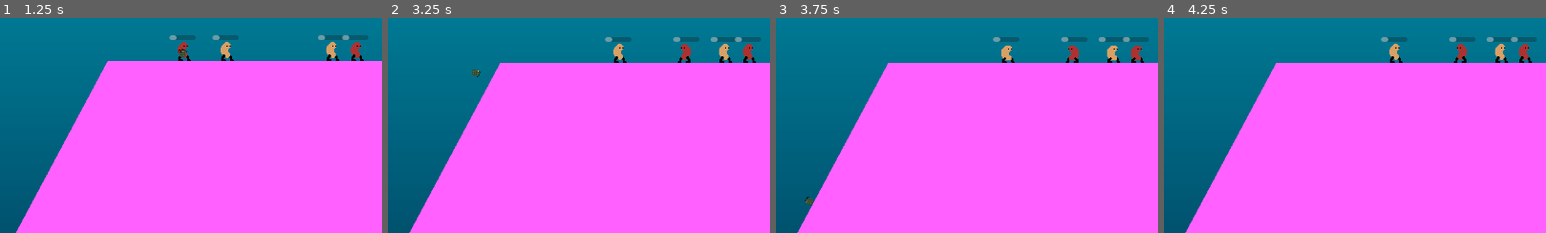
Above: before the commit, frames 1-4 (left to right).
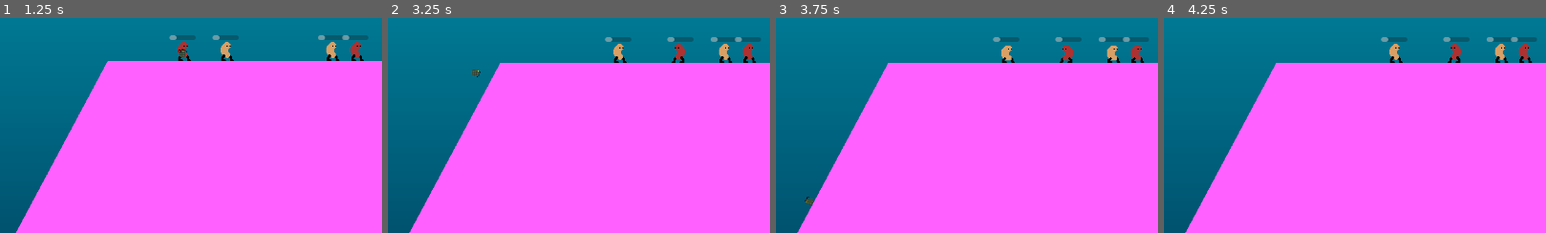
Above: after the commit, the same moments.

Repository: fredchien3/20-game-challenge
Game: Godot game, scene res://main/main.tscn
Same seed, same stepped clock (60 frames per second), same inputs: the game is played once before the commit and once after it.
Inputs (mouse positions are % of the whole screen's width and height, from its top left):
- Up to frame 1 (1.25 s): click "Start" at 0.5 s
- Up to frame 2 (3.25 s): move the mouse to (72, 45) at 1.27 s; press the mouse at (72, 45) at 1.28 s; hold D (move_right) 1.28-2.78 s; tap Space (jump) at 1.52, 1.55, 1.82, 2.1, 2.27, 2.57, 3.05 s; move the mouse to (30, 55) at 2.02 s; release the mouse at (30, 55) at 2.03 s; click (30, 55) at 2.3 s; move the mouse to (60, 28) at 2.77 s; hold A (move_left) from 2.78 s (still down); hold 2 (select_bazooka) from 2.78 s (still down); click (60, 28) at 2.92 s
- Up to frame 3 (3.75 s): tap Enter at 3.5 s; move the mouse to (45, 70) at 3.52 s; release A (move_left) at 3.53 s; release 2 (select_bazooka) at 3.53 s; hold D (move_right) from 3.53 s (still down); tap 1 (select_grenade) at 3.6 s
- Up to frame 4 (4.25 s): keep holding D (move_right); tap Space (jump) at 3.77, 4.07 s; click (45, 70) at 3.8 s
The pictures show only the part of the screen within x 26-76%, y 44-94%; the shares and areas given below are measured in that part.

Frame 1 is identical in both runs. In frame 2, 0.4% of the frame differs, in the area x 73-82%, y 8-21%; in frame 3, 0.4%; in frame 4, 0.4%.

Commit message:
Refactor Bean callback functions
- Add underscores to designate them as private functions
- Separate animation concerns out of movement handler

Diff:
--- a/7--worms/bean/bean.gd
+++ b/7--worms/bean/bean.gd
@@ -42,14 +42,22 @@
 
 
 func _physics_process(delta: float) -> void:
+	# Apply gravity
 	if not is_on_floor():
 		velocity += get_gravity() * delta
-
-	handle_movement_input()
-	handle_weapon_input(delta)
+	else:
+		velocity.x = move_toward(velocity.x, 0, SPEED * 0.1)
+
+	if can_move:
+		_handle_movement_input()
+
+	if can_shoot:
+		_handle_weapon_input(delta)
+
+	_handle_labels()
+	_handle_animations()
 
 	move_and_slide()
-	handle_labels()
 
 
 # Event-based input handling
@@ -88,62 +96,6 @@
 		body_sprite.sprite_frames = kidney_sprite_frames
 
 
-func handle_labels():
-	if can_move and can_shoot and power > 0:
-		power_bar.value = (power / max_power) * 100
-		var vec = (get_global_mouse_position() - global_position).normalized()
-		power_bar.rotation = vec.angle()
-		power_bar.visible = true
-
-		weapon_sprite.rotation = vec.angle()
-		weapon_sprite.flip_h = false
-		weapon_sprite.flip_v = vec.angle_to(Vector2.UP) > 0
-	else:
-		power_bar.visible = false
-
-	if can_shoot:
-		weapon_sprite.visible = true
-	else:
-		weapon_sprite.visible = false
-
-	health_bar.value = health
-
-
-func handle_movement_input() -> void:
-	# TODO: add static typing
-	var animation_to_set = "idle"
-
-	if can_move:
-		if Input.is_action_just_pressed("jump") and is_on_floor():
-			velocity.y = JUMP_VELOCITY
-
-	# Get the input direction and handle the movement/deceleration.
-	var direction := Input.get_axis("move_left", "move_right")
-	if can_move and direction:
-		velocity.x = direction * SPEED
-		animation_to_set = "walk"
-		body_sprite.flip_h = direction < 0
-		weapon_sprite.flip_h = direction < 0
-	else:
-		velocity.x = move_toward(velocity.x, 0, SPEED * 0.5)
-		animation_to_set = "idle"
-
-	if velocity.y != 0:
-		animation_to_set = "jump"
-
-	body_sprite.animation = animation_to_set
-
-
-func handle_weapon_input(delta: float) -> void:
-	if not can_shoot:
-		return
-
-	# Charge up weapon power
-	if Input.is_action_pressed("shoot"):
-		if power < max_power:
-			power += power_rate * delta
-
-
 ## Controls whether it's this bean's turn
 func set_active(status: bool):
 	can_move = status
@@ -195,3 +147,62 @@
 	set_active(false)
 	died.emit(self)
 	queue_free()
+
+
+func _handle_weapon_input(delta: float) -> void:
+	# Charge up weapon power
+	if Input.is_action_pressed("shoot"):
+		if power < max_power:
+			power += power_rate * delta
+
+
+func _handle_labels():
+	if can_move and can_shoot and power > 0:
+		power_bar.value = (power / max_power) * 100
+		var vec = (get_global_mouse_position() - global_position).normalized()
+		power_bar.rotation = vec.angle()
+		power_bar.visible = true
+
+		weapon_sprite.rotation = vec.angle()
+		weapon_sprite.flip_h = false
+		weapon_sprite.flip_v = vec.angle_to(Vector2.UP) > 0
+	else:
+		power_bar.visible = false
+
+	if can_shoot:
+		weapon_sprite.visible = true
+	else:
+		weapon_sprite.visible = false
+
+	health_bar.value = health
+
+
+func _handle_movement_input() -> void:
+	# TODO: add static typing
+
+	if Input.is_action_just_pressed("jump") and is_on_floor():
+		velocity.y = JUMP_VELOCITY
+
+	# Get the input direction and handle the movement/deceleration.
+	var direction := Input.get_axis("move_left", "move_right")
+	if direction:
+		velocity.x = direction * SPEED
+		body_sprite.flip_h = direction < 0
+		weapon_sprite.flip_h = direction < 0
+	else:
+		velocity.x = move_toward(velocity.x, 0, SPEED * 0.5)
+
+
+func _handle_animations() -> void:
+	var animation_to_set = "idle"
+
+	if velocity.x != 0:
+		animation_to_set = "walk"
+
+	if velocity.y != 0:
+		animation_to_set = "jump"
+
+	if not alive:
+		animation_to_set = "dead"
+
+	body_sprite.animation = animation_to_set
